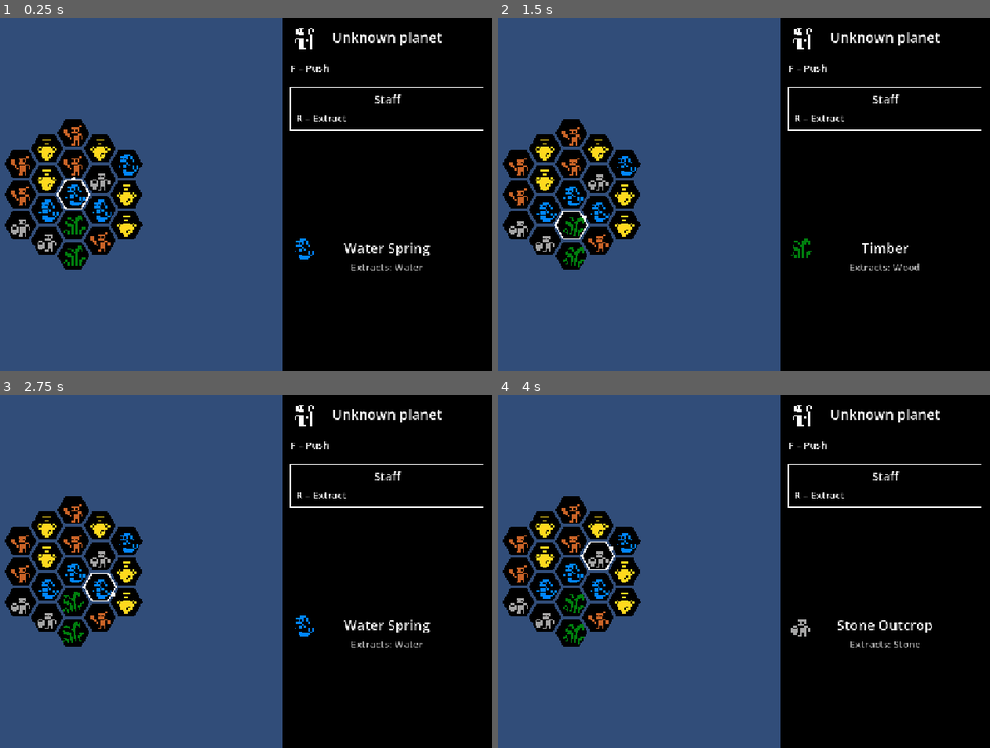
Above: before the commit, frames 1-4 (two rows, left to right).
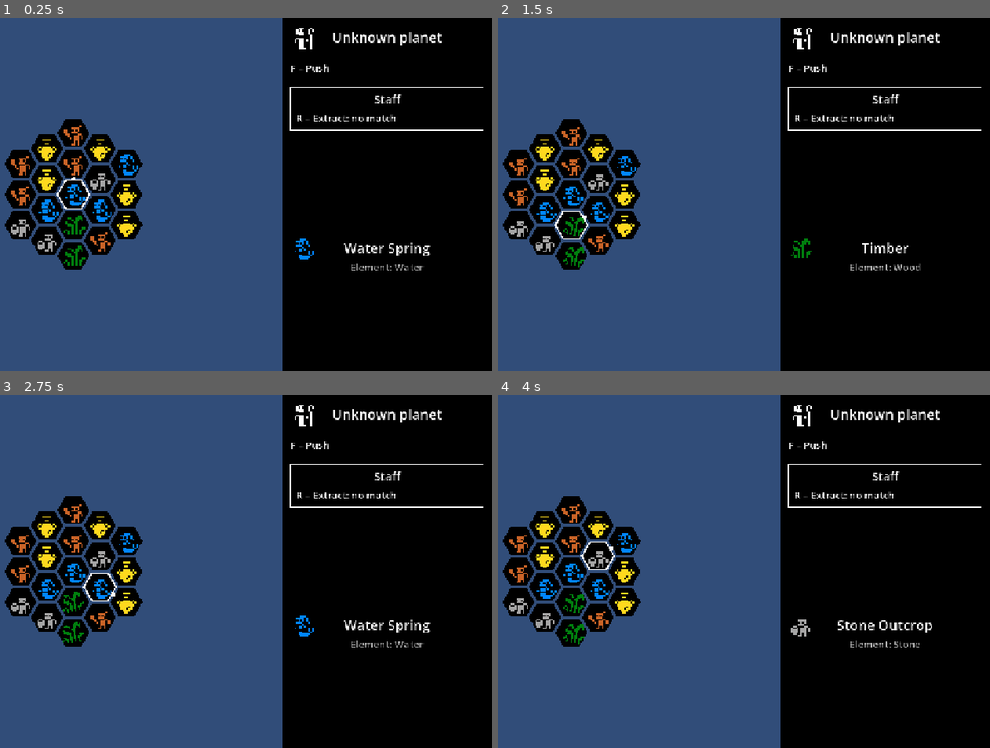
Above: after the commit, the same moments.

Repository: scunningham777/spaes-wrzrds
Game: Godot game, scene res://scenes/planet.tscn
Two runs of this game, one before a commit and one after it. Both use one fixed random seed, a clock stepped at 60 frames per second and the inputs below. This scene is started directly instead of the project's main scene.
Inputs:
- Up to frame 1 (0.25 s): no input
- Up to frame 2 (1.5 s): tap Enter (ui_accept) at 0.5, 0.77, 1.25 s; hold D (hex_right) 0.53-1.28 s; hold R (extract) 0.53-1.28 s; hold X (hex_down) from 1.28 s (still down); tap R (extract) at 1.35 s
- Up to frame 3 (2.75 s): tap Enter (ui_accept) at 1.52, 2 s; release X (hex_down) at 2.03 s; hold D (hex_right) from 2.03 s (still down); hold E (hex_ne) from 2.03 s (still down); tap R (extract) at 2.3 s
- Up to frame 4 (4 s): release D (hex_right) at 2.78 s; release E (hex_ne) at 2.78 s; hold W (hex_up) 2.78-3.53 s; tap Q (hex_nw) at 2.85 s; tap Enter (ui_accept) at 3.02, 3.5, 3.77 s; tap R (extract) at 3.05, 3.8 s; hold A (hex_left) from 3.53 s (still down); hold C (hex_se) from 3.53 s (still down)

The runs differ from the first frame. In frame 1, 0.2% of the frame differs, in the area x 70-86%, y 27-72%; in frame 2, 0.2%; in frame 3, 0.2%; in frame 4, 0.2%.

Commit message:
Show tile element and extract preview in the side panel
- Current tile: "Element: Iron" (or "none"), with "(tapped, N actions)"
  appended while tapped, replacing "Extracts: Iron".
- The staff's extract line reads "R – Extract: Iron" when the line R
  would act on matches, or "R – Extract: no match" (a tapped tile in the
  line counts as no match, since R would fail). TileInteraction exposes
  extract_line() / extract_preview() so the panel and R share one check;
  the panel now also refreshes on turning.
- CLAUDE.md: work on a branch in this checkout, not a git worktree.

Co-Authored-By: Claude Opus 5.5 <noreply@anthropic.com>
Claude-Session: https://claude.ai/code/session_01Fy3oHrvidQwwoQouWe8HeV

Diff:
--- a/scripts/planet.gd
+++ b/scripts/planet.gd
@@ -13,6 +13,10 @@
 @onready var _camera: Camera2D = $Camera2D
 @onready var _side_panel: Control = %SidePanel
 @onready var _tile_info: TileInfo = %TileInfo
+@onready var _interaction: TileInteraction = $TileInteraction
+
+# Focus action hint labels by action, so their status suffixes can be refreshed.
+var _focus_hints: Dictionary[StringName, Label] = {}
 
 
 func _ready() -> void:
@@ -35,13 +39,14 @@
 	_tiles.grid.tap_cooldown = tap_cooldown_actions
 	_wizard.mover.moved.connect(func(_coord: Vector2i) -> void: _tiles.grid.tick_cooldowns())
 
-	# Side panel describes the tile under the wizard (what R would extract).
-	_wizard.mover.moved.connect(func(_coord: Vector2i) -> void: _update_tile_info())
-	_tiles.grid.tile_changed.connect(func(_coord: Vector2i, _type: TileGrid.TileType) -> void: _update_tile_info())
-	_tiles.grid.tapped_changed.connect(func(_coord: Vector2i, _remaining: int) -> void: _update_tile_info())
-	_update_tile_info()
-
+	# Side panel describes the tile under the wizard and what its focus actions would do from here,
+	# so it refreshes on anything that changes those: moving, turning, and tile changes.
 	_show_focus(Game.state.equipped_focus)
+	_wizard.mover.moved.connect(func(_coord: Vector2i) -> void: _update_side_panel())
+	_wizard.facing_changed.connect(func(_facing: Vector2i) -> void: _update_side_panel())
+	_tiles.grid.tile_changed.connect(func(_coord: Vector2i, _type: TileGrid.TileType) -> void: _update_side_panel())
+	_tiles.grid.tapped_changed.connect(func(_coord: Vector2i, _remaining: int) -> void: _update_side_panel())
+	_update_side_panel()
 
 	# Dim the action lists while an action plays out and input is blocked.
 	($ActionLock as ActionLock).busy_changed.connect(func(busy: bool) -> void:
@@ -57,11 +62,21 @@
 	var list := %FocusActions as Control
 	for child in list.get_children():
 		child.queue_free()
+	_focus_hints.clear()
 	for action in Foci.actions(focus):
 		var hint := Label.new()
 		hint.add_theme_font_size_override(&"font_size", 20)
-		hint.text = "%s – %s" % [_key_name(action), String(action).capitalize()]
 		list.add_child(hint)
+		_focus_hints[action] = hint
+
+
+# "R – Extract", plus what the action would do from here where that's known ("R – Extract: Iron").
+func _focus_hint_text(action: StringName) -> String:
+	var text := "%s – %s" % [_key_name(action), String(action).capitalize()]
+	if action == &"extract":
+		var item := Items.from_tile(_interaction.extract_preview())
+		text += ": %s" % (Items.display_name(item) if not item.is_empty() else "no match")
+	return text
 
 
 # The first key bound to an input action, e.g. "R" for extract.
@@ -73,10 +88,12 @@
 	return "?"
 
 
-func _update_tile_info() -> void:
+func _update_side_panel() -> void:
 	var coord := _wizard.mover.coord
 	var type := _tiles.grid.get_tile(coord)
 	_tile_info.show_tile(type, _tiles.icon_texture(type, _tiles.grid.is_tapped(coord)), _tiles.grid.cooldown(coord))
+	for action in _focus_hints:
+		_focus_hints[action].text = _focus_hint_text(action)
 
 
 # The board sits at the world origin; shift the camera so the origin lands in the middle of the
--- a/scripts/tile_interaction.gd
+++ b/scripts/tile_interaction.gd
@@ -21,6 +21,17 @@
 		get_viewport().set_input_as_handled()
 
 
+# The tiles R would extract: the player's tile plus the equipped focus's distance straight ahead.
+func extract_line() -> Array[Vector2i]:
+	return Hex.line(player.mover.coord, player.mover.facing, Foci.distance(Game.state.equipped_focus))
+
+
+# The type R would extract right now, or EMPTY if the line doesn't match (or a tile is tapped).
+func extract_preview() -> TileGrid.TileType:
+	var coords := extract_line()
+	return tiles.grid.get_tile(coords[0]) if tiles.grid.can_extract(coords) else TileGrid.TileType.EMPTY
+
+
 # Each successful action ticks tapped-tile cooldowns before taking effect, so the action that taps
 # a tile doesn't count toward its own cooldown. (Moves tick too; the scene wires that up.)
 # Extraction needs the player's tile plus the focus's distance in tiles straight ahead, all the
@@ -30,7 +41,7 @@
 	if not Foci.grants(focus, &"extract"):
 		print("The equipped focus can't extract")
 		return
-	var coords := Hex.line(player.mover.coord, player.mover.facing, Foci.distance(focus))
+	var coords := extract_line()
 	if not tiles.grid.can_extract(coords):
 		print("Nothing to extract along %s" % [coords])
 		return
--- a/scripts/ui/tile_info.gd
+++ b/scripts/ui/tile_info.gd
@@ -1,8 +1,9 @@
 class_name TileInfo
 extends Control
 
-# Side-panel block describing one tile: its icon, name, and the item extracting it yields. The
-# scene decides which tile to show (e.g. the one under the player) and calls show_tile().
+# Side-panel block describing one tile: its icon, name, and element (the item it yields), plus its
+# tapped state. The scene decides which tile to show (e.g. the one under the player) and calls
+# show_tile().
 
 @onready var _icon: TextureRect = %TileIcon
 @onready var _name: Label = %TileName
@@ -14,12 +15,9 @@
 	_icon.texture = icon
 	_name.text = TileGrid.display_name(type)
 	var item := Items.from_tile(type)
-	if item.is_empty():
-		_yield.text = "Nothing to extract"
-	elif cooldown > 0:
-		_yield.text = "Tapped – %d %s" % [cooldown, "action" if cooldown == 1 else "actions"]
-	else:
-		_yield.text = "Extracts: %s" % Items.display_name(item)
+	_yield.text = "Element: %s" % (Items.display_name(item) if not item.is_empty() else "none")
+	if cooldown > 0:
+		_yield.text += " (tapped, %d %s)" % [cooldown, "action" if cooldown == 1 else "actions"]
 
 
 func shown_name() -> String:
--- a/tests/smoke_test.gd
+++ b/tests/smoke_test.gd
@@ -364,17 +364,28 @@
 	tiles.grid.set_tile(Vector2i.ZERO, TileGrid.TileType.IRON_DEPOSIT)
 	var tile_info: TileInfo = current_scene.get_node("%TileInfo")
 	var tile_icon: TextureRect = current_scene.get_node("%TileIcon")
-	_check(tile_info.shown_name() == "Iron Deposit" and tile_info.shown_yield() == "Extracts: Iron"
+	_check(tile_info.shown_name() == "Iron Deposit" and tile_info.shown_yield() == "Element: Iron"
 		and tile_icon.texture != null, "tile info: shows the tile under the wizard (%s / %s)"
 		% [tile_info.shown_name(), tile_info.shown_yield()])
+	var extract_hint := func() -> String: return (current_scene.get_node("%FocusActions").get_child(0) as Label).text
+	_check(extract_hint.call() == "R – Extract: no match", "focus: extract hint says no match (%s)" % extract_hint.call())
 	_press(KEY_R)  # (0,1) is Empty: no match
 	_check(inv.count(&"iron") == 0 and tiles.grid.cooldowns.is_empty(), "planet: R without a matching line does nothing")
 	tiles.grid.set_tile(Vector2i(0, 1), TileGrid.TileType.IRON_DEPOSIT)
+	tiles.grid.set_tile(Vector2i(1, 0), TileGrid.TileType.GOLD_ORE)
+	_check(extract_hint.call() == "R – Extract: Iron", "focus: extract hint names the matching element (%s)"
+		% extract_hint.call())
+	_press(KEY_D)  # face NE, toward the Gold at (1,0)
+	var turned_hint: String = extract_hint.call()
+	_press(KEY_A)  # back to N
+	_check(turned_hint == "R – Extract: no match" and extract_hint.call() == "R – Extract: Iron",
+		"focus: extract hint follows turning (%s)" % turned_hint)
 	_press(KEY_R)
 	_check(tiles.grid.get_tile(Vector2i.ZERO) == TileGrid.TileType.IRON_DEPOSIT and inv.count(&"iron") == 1
 		and tiles.grid.cooldown(Vector2i.ZERO) == 5 and tiles.grid.cooldown(Vector2i(0, 1)) == 5,
 		"planet: R extracts 1 Iron and taps both tiles in the line for 5 actions")
-	_check(tile_info.shown_name() == "Iron Deposit" and tile_info.shown_yield() == "Tapped – 5 actions"
+	_check(extract_hint.call() == "R – Extract: no match", "focus: tapped tiles make the hint no match")
+	_check(tile_info.shown_name() == "Iron Deposit" and tile_info.shown_yield() == "Element: Iron (tapped, 5 actions)"
 		and tile_icon.texture is ImageTexture, "tile info: shows the tapped state and a greyscale icon (%s)"
 		% tile_info.shown_yield())
 	var grey := (tile_icon.texture as ImageTexture).get_image()
@@ -401,7 +412,8 @@
 	var focus_hints: Array = current_scene.get_node("%FocusActions").get_children().map(
 		func(l: Label) -> String: return l.text)
 	_check(focus_box.visible and (current_scene.get_node("%FocusName") as Label).text == "Staff"
-		and focus_hints == ["R – Extract"], "focus: box shows Staff with R – Extract (%s)" % [focus_hints])
+		and focus_hints.size() == 1 and focus_hints[0].begins_with("R – Extract"),
+		"focus: box shows Staff with R – Extract (%s)" % [focus_hints])
 	var general_hints: Array = current_scene.get_node("%Actions").get_children().map(
 		func(l: Label) -> String: return l.text)
 	_check(general_hints == ["F – Push"], "focus: Extract moved out of the general actions (%s)" % [general_hints])
Not shown, changed: CLAUDE.md
